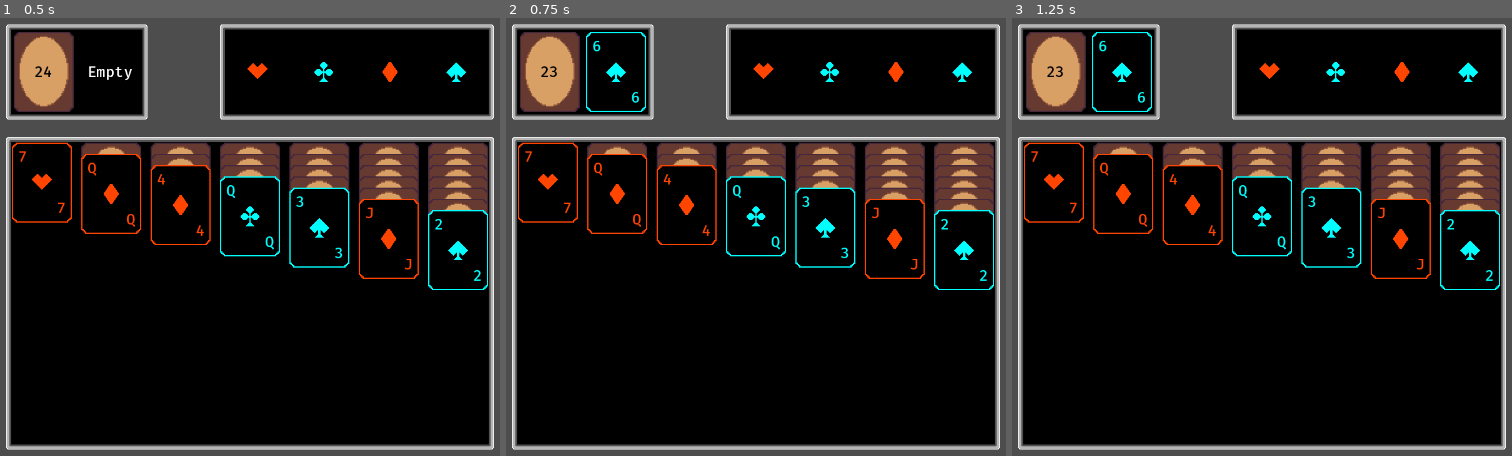
Above: before the commit, frames 1-3 (left to right).
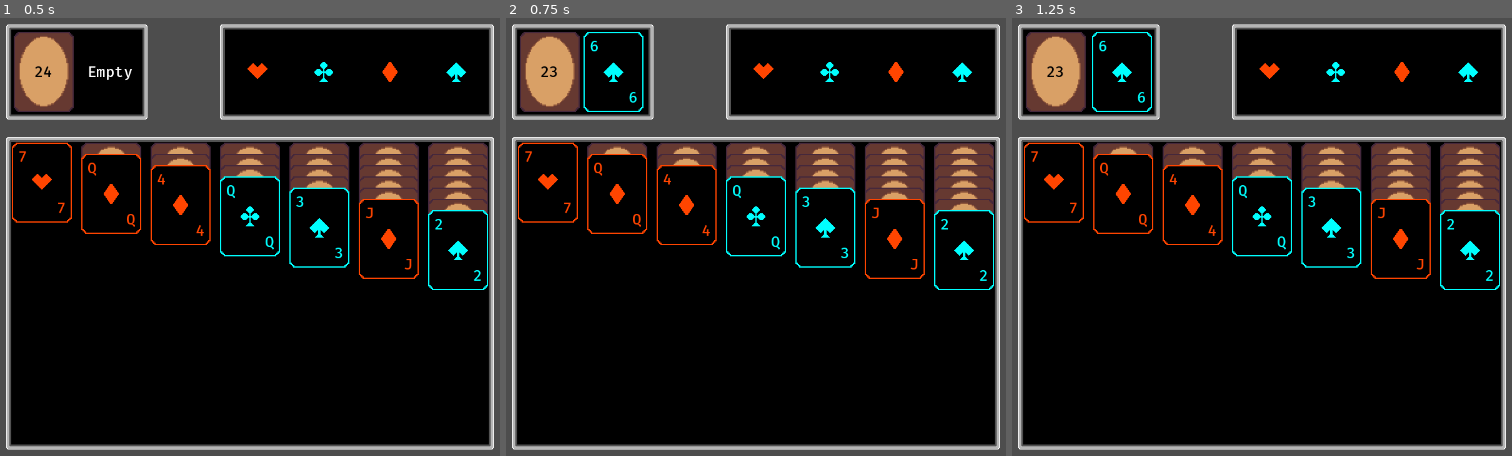
Above: after the commit, the same moments.

Repository: bjornarprytz/solitaire
Game: Godot game, scene res://main.tscn
Same seed, same stepped clock (60 frames per second), same inputs: the game is played once before the commit and once after it.
Inputs (mouse positions are in pixels of both pictures, inside the frame that each line leads up to):
- Up to frame 1 (0.5 s): no input
- Up to frame 2 (0.75 s): tap Enter at 0.5 s; move the mouse to (551, 70) at 0.52 s; click (551, 70) at 0.67 s
- Up to frame 3 (1.25 s): no input

Frame 1 is identical in both runs. In frame 2, 0.4% of the frame differs, in the area x 15-28%, y 3-22%; in frame 3, nothing differs.

Commit message:
some juice

Diff:
--- /dev/null
+++ b/src/card_destination.gd
@@ -0,0 +1,14 @@
+class_name CardDestination
+extends Control
+
+func add_card(card: Card):
+	if (card.get_parent() == null):
+		add_child(card)
+	else:
+		card.reparent(self)
+
+	var tween = create_tween()
+	tween.tween_property(card, "position", Vector2.ZERO, .069)
+	await tween.finished
+	card.reparent(self.get_parent())
+	queue_free()
--- /dev/null
+++ b/src/card_destination.tscn
@@ -0,0 +1,9 @@
+[gd_scene load_steps=2 format=3 uid="uid://ca2lfa5lprow8"]
+
+[ext_resource type="Script" uid="uid://xy78pdwo3jc1" path="res://card_destination.gd" id="1_pntg5"]
+
+[node name="CardDestination" type="Control"]
+custom_minimum_size = Vector2(96, 128)
+layout_mode = 3
+anchors_preset = 0
+script = ExtResource("1_pntg5")
--- a/src/grab_context.gd
+++ b/src/grab_context.gd
@@ -20,6 +20,7 @@
 		try_drop()
 
 func try_drop():
+	process_mode = Node.PROCESS_MODE_DISABLED
 	var space = get_world_2d().direct_space_state
 	var mouse_pos = get_global_mouse_position()
 	var args = PhysicsPointQueryParameters2D.new()
@@ -48,7 +49,8 @@
 	assert(_previous_parent != null, "Nowhere to return the cards to :(")
 
 	for card in grabbed_cards.get_children():
-		card.reparent(_previous_parent)
-		card.position = Vector2.ZERO
+		var dest = CardDestination.new()
+		_previous_parent.add_child(dest)
+		await dest.add_card(card)
 
 	queue_free()
--- a/src/open_pile.gd
+++ b/src/open_pile.gd
@@ -7,8 +7,9 @@
 	Events.draw_pile_empty.connect(on_draw_pile_empty)
 
 func on_draw(card: Card):
-	card.reparent(card_parent)
-	card.position = Vector2.ZERO
+	var dest = CardDestination.new()
+	card_parent.add_child(dest)
+	await dest.add_card(card)
 
 func on_draw_pile_empty(draw_pile: DrawPile):
 	var cards: Array[Card] = []
--- a/src/stack_pile.gd
+++ b/src/stack_pile.gd
@@ -55,11 +55,9 @@
 		return
 	# Assume the sub_stack is valid
 	for card in cards:
-		if (card.get_parent() == null):
-			face_up.add_child(card)
-		else:
-			card.reparent(face_up)
-		card.position = Vector2.ZERO
+		var dest = CardDestination.new()
+		face_up.add_child(dest)
+		await dest.add_card(card)
 
 func get_top_card() -> Card:
 	if face_up.get_child_count() == 0:
--- a/src/terminal_pile.gd
+++ b/src/terminal_pile.gd
@@ -22,11 +22,9 @@
 	if !try_add(card):
 		return
 
-	if card.get_parent() != null:
-		card.reparent(stack)
-	else:
-		stack.add_child(card)
-	card.position = Vector2.ZERO
+	var dest = CardDestination.new()
+	stack.add_child(dest)
+	await dest.add_card(card)
 
 	Events.terminal_pile_updated.emit()
 
Not shown, added: src/card_destination.gd.uid
Not shown, changed: readme.md
